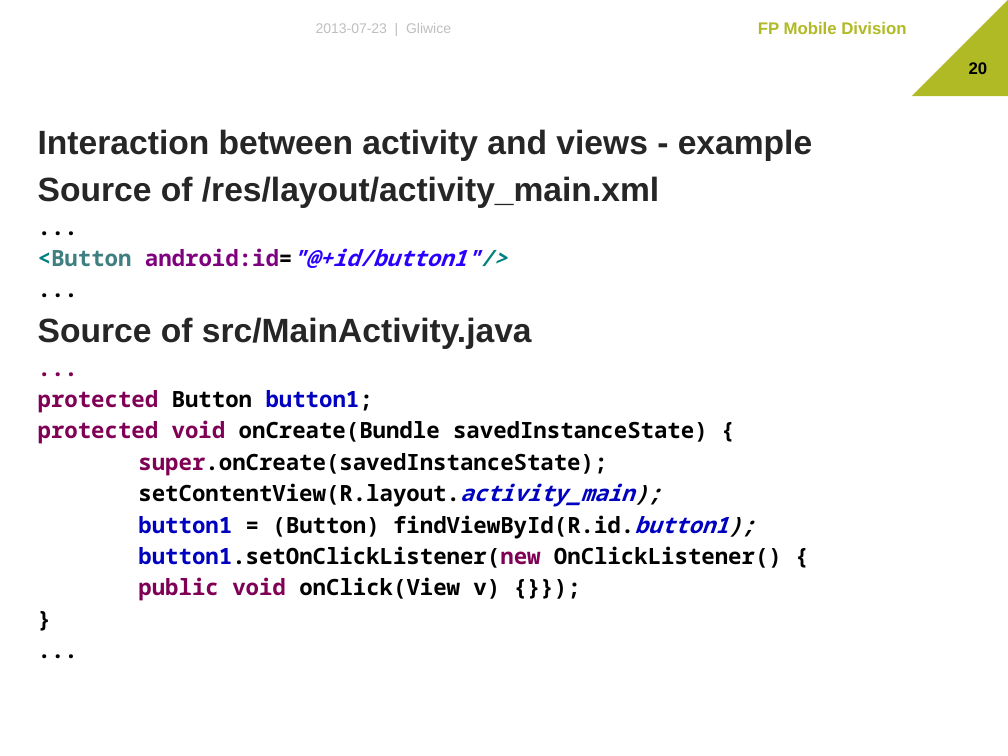
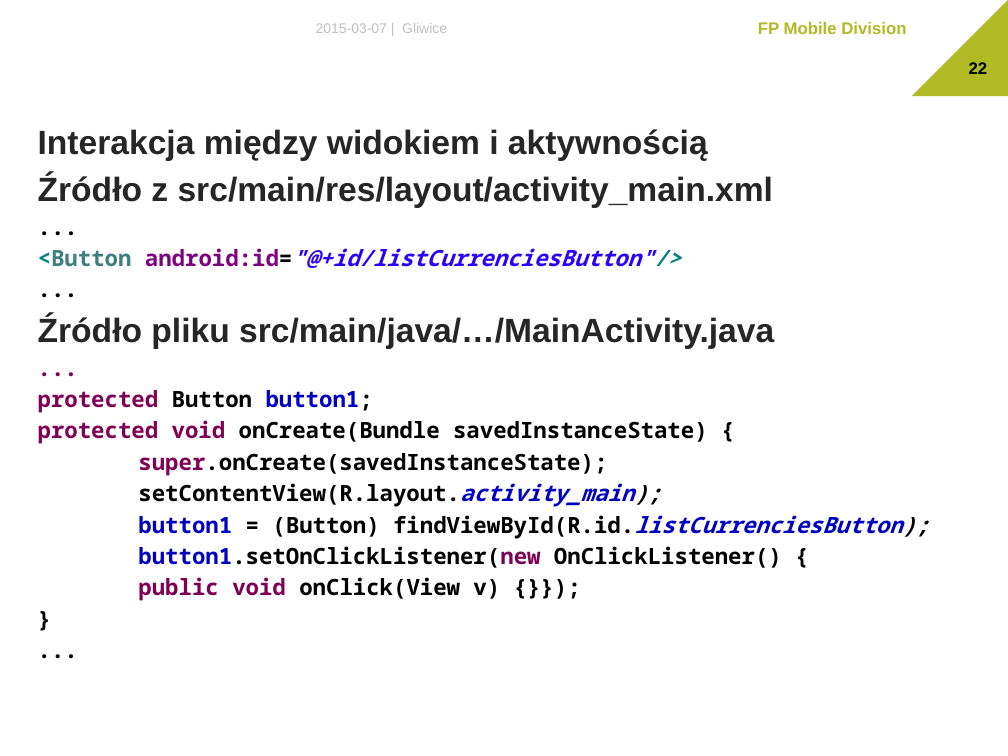
Before and after one commit to The-Lizard-Project/android-basics, a slide deck: slide 22 of Dokumenty/Presentation.pptx (slide 20 before the commit). Drawn at 1008x756 pixels with LibreOffice and Linux fonts; fonts in the diff are those of the drawing; background and template pictures are left out. Boxes give left, top, right and bottom in pixels: in the first picture for what was removed or moved away, otherwise in the second. Text is boxed around its words. In the diff, an @@ line names an element or a change of style, - is before the commit and + after.

Commit message:
Updated version of presentation

```diff
--- a/Dokumenty/Presentation.pptx
+++ b/Dokumenty/Presentation.pptx
@@ text at [316,23,447,33]: text changed @@
-2013-07-23 | Gliwice
+2015-03-07 | Gliwice
@@ page number at [969,62,988,74]: text changed @@
-20
+22
@@ text at [38,129,773,208]: text changed @@
-Interaction between activity and views - example
-Source of /res/layout/activity_main.xml
+Interakcja między widokiem i aktywnością
+Źródło z src/main/res/layout/activity_main.xml
@@ text at [38,248,681,268]: text changed; italic on @@
-<Button android:id="@+id/button1"/>
+<Button android:id="@+id/listCurrenciesButton"/>
@@ text at [38,315,774,349]: text changed @@
-Source of src/MainActivity.java
+Źródło pliku src/main/java/…/MainActivity.java
@@ text at [138,515,930,538]: text changed @@
-button1 = (Button) findViewById(R.id.button1);
+button1 = (Button) findViewById(R.id.listCurrenciesButton);
```
Also in this commit, not shown: 28 other slides changed, 10 slides added, 11 slides removed.
